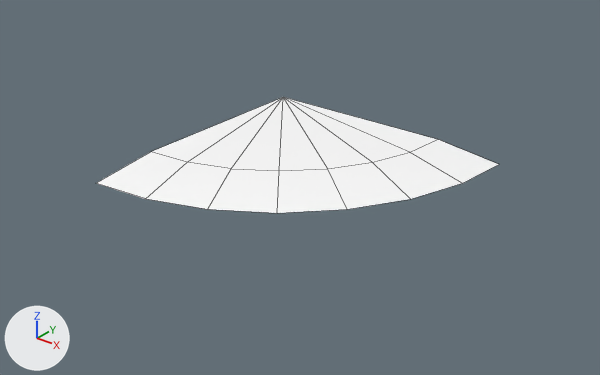
An edit to the FBX model SparkToLearnProject/Assets/Art/Environment/Env_Tiles_V2/ENV_Mesh/ENV_Ground_Sand_Corner_Water.fbx, drawn before and after from the same camera.
One viewpoint serves both versions: a 50 mm camera at (8.56, -10.26, 4.77) aimed at (2.45, -2.61, 0.03). The axes (+X, +Y, +Z) are drawn at lower left. The lights are the same throughout. Mesh edges are drawn as thin lines. Where no turn or scale is listed for an object, it has been applied to the vertices.

In view in the first picture: 'ENV_Ground_sand_Corner_Water'.
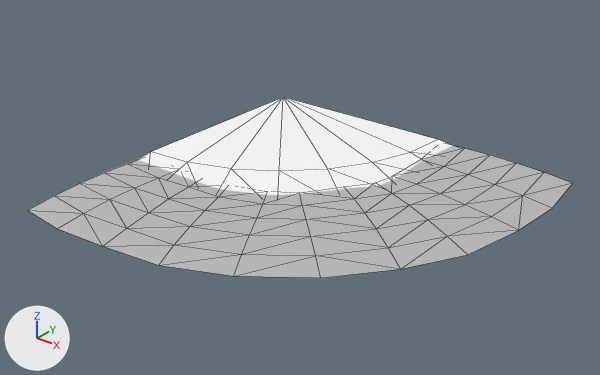
Pixel boxes [x1, y1, x2, y2] of what changed, in the pictures (600 x 375 px):
'Water_Plane', added: after [28, 146, 572, 278]

What changed in the scene script:
```text
Add mat_water_shore:
    mat_water_shore = principled_material('Water_Shore')
    mat_water_shore.base_color = (0.5, 0.5, 0.5)  # grey #bcbcbc
Add me_mesh_001:
    me_mesh_001.from_pydata(...)  # 66 vertices, 100 faces; spans x 0.0..5.16, y -4.1..1.04, z -0.1..0.02
    me_mesh_001.materials.append(mat_water_shore)  # grey #bcbcbc
Add ob_water_plane:
    ob_water_plane = bpy.data.objects.new('Water_Plane', me_mesh_001)
    ob_water_plane.location = (0.0, -1.044, -0.039)
```
